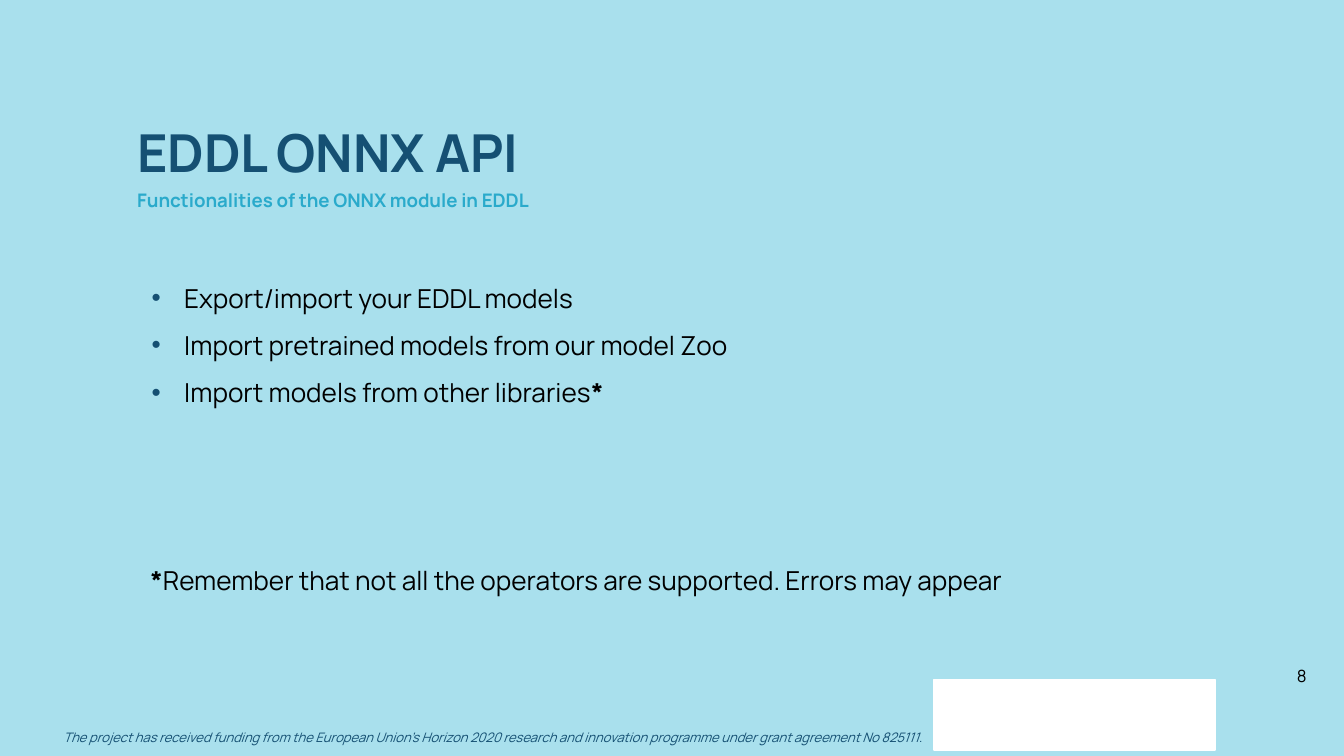
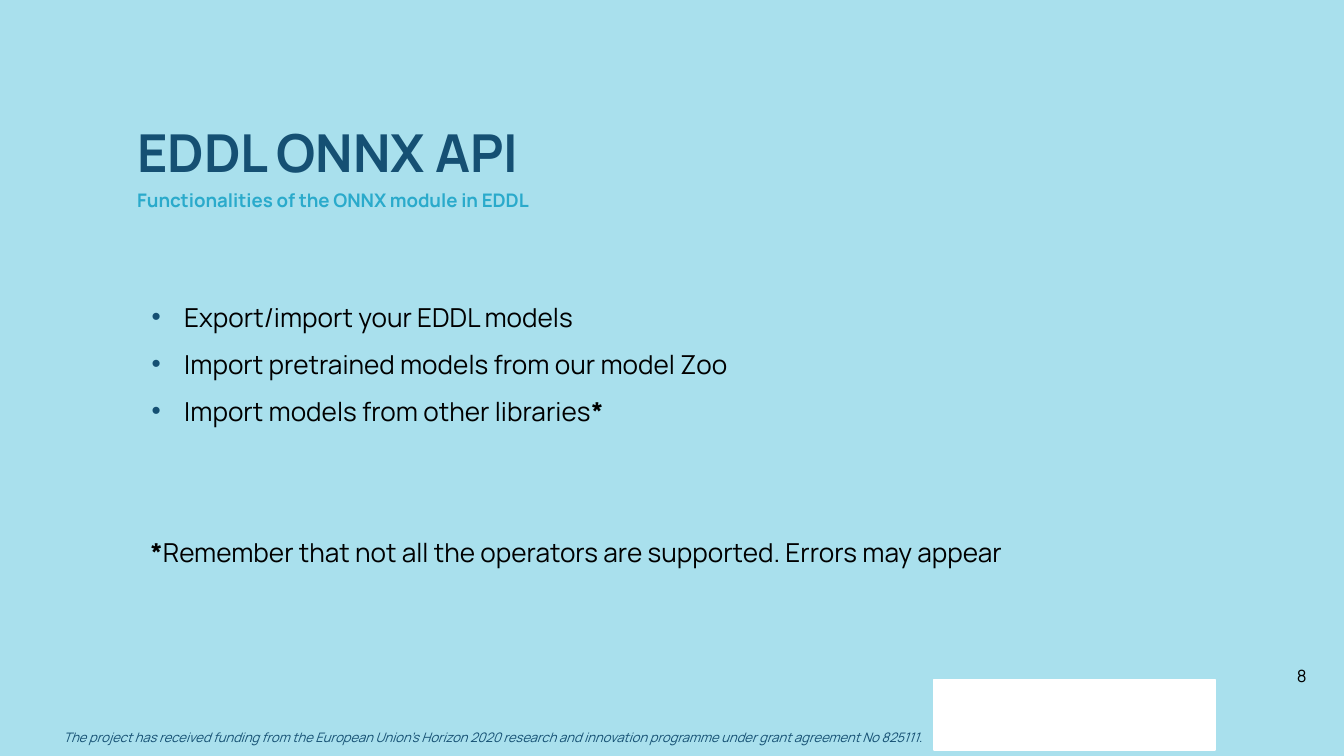
Before and after one commit to deephealthproject/winter-school, a slide deck: slide 8 of lab/00_ecvl_eddl_environment/ONNX_in_EDDL.pptx. Drawn at 1344x756 pixels with LibreOffice and Linux fonts; fonts in the diff are those of the drawing; background and template pictures are left out. Boxes give left, top, right and bottom in pixels: in the first picture for what was removed or moved away, otherwise in the second. Text is boxed around its words. In the diff, an @@ line names an element or a change of style, - is before the commit and + after.

Commit message:
Updated ONNX_in_EDDL slides

```diff
--- a/lab/00_ecvl_eddl_environment/ONNX_in_EDDL.pptx
+++ b/lab/00_ecvl_eddl_environment/ONNX_in_EDDL.pptx
@@ text "Export/import your EDDL models" rewrapped from box(151, 288, 1002, 597) to box(151, 307, 1002, 569) @@
```
Also in this commit, not shown: 2 other slides changed, 1 other file.
